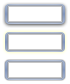
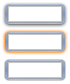
Two versions of the same layered image (70×84). Layer-by-layer changes:
pixels changed over [2, 29, 68, 55] (layer not identified)
